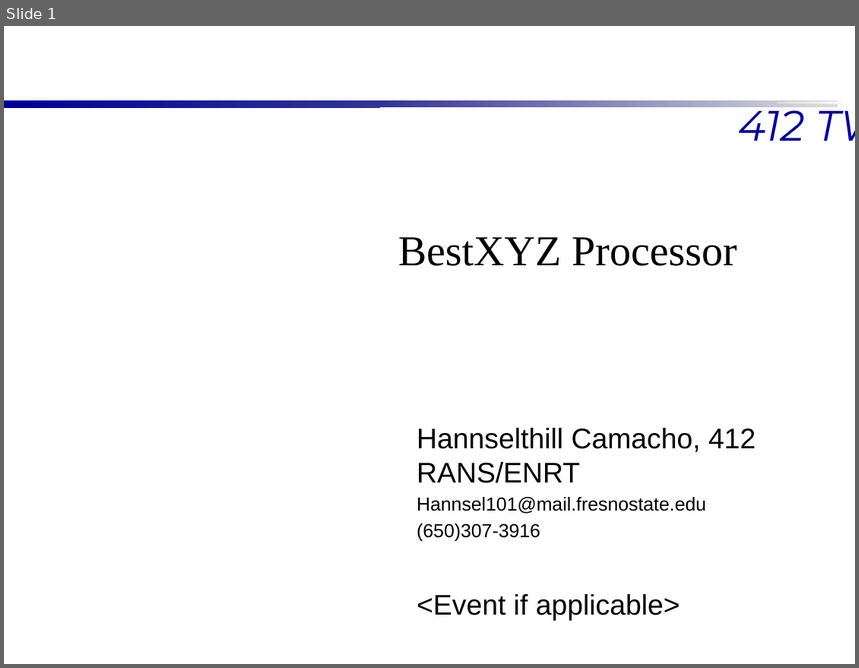
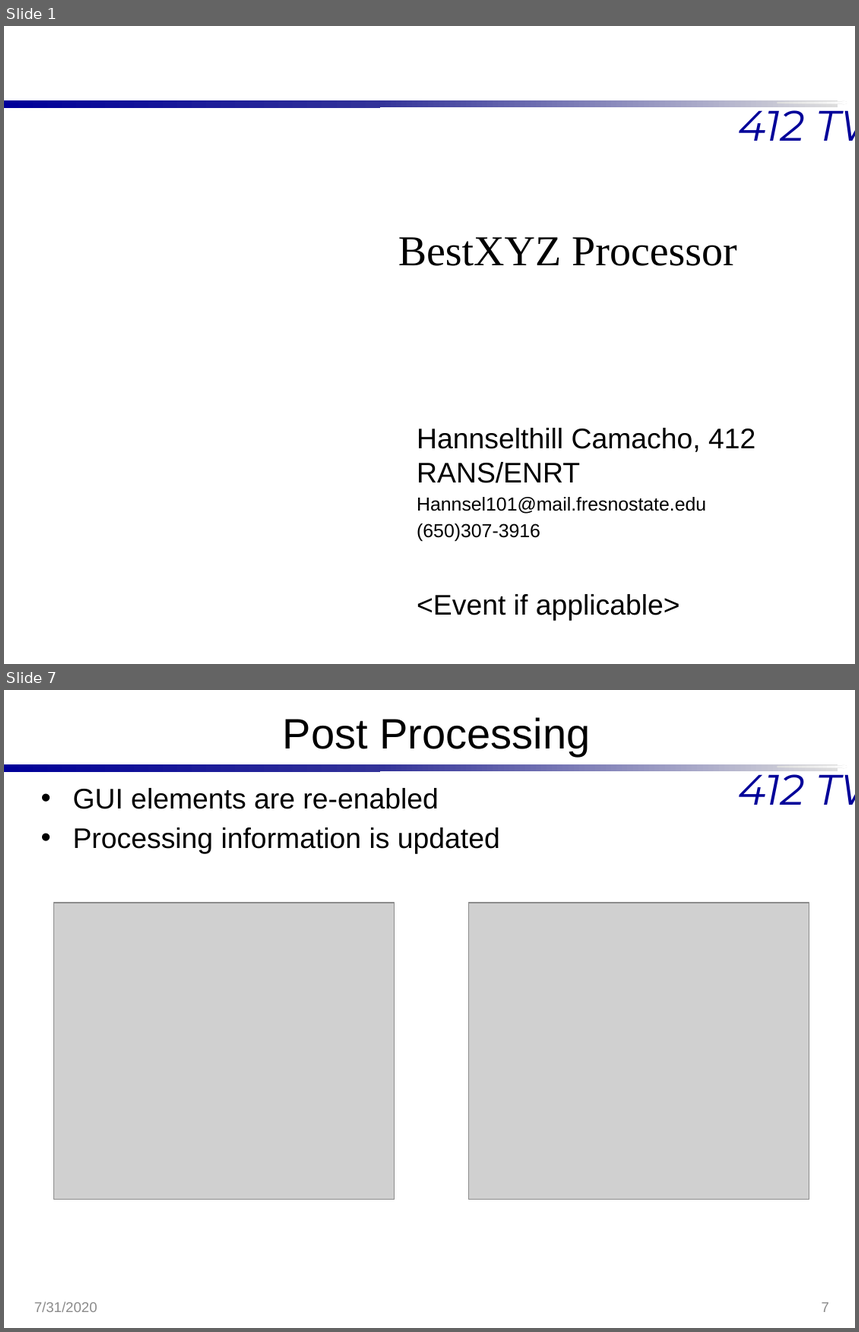
Before and after one commit to Hannsel101/PCIP_Intern_Proj_1, a slide deck: BestXYZ_Presentation.pptx. Shown one above the other, each under a label of ours: slide 1 before the commit, slides 1 and 7 after it; the slides between them are not shown. The pictures are 859x668 and 859x1332 pixels, drawn with LibreOffice and Linux fonts; fonts in the diff are those of the drawing; grey boxes stand for pictures; background and template pictures are left out. Boxes give left, top, right and bottom in pixels: in the first picture for what was removed or moved away, otherwise in the second. Text is boxed around its words. In the diff, an @@ line names an element or a change of style, - is before the commit and + after.

```diff
--- a/BestXYZ_Presentation.pptx
+++ b/BestXYZ_Presentation.pptx
@@ slide 7 added at [4, 690, 855, 1328], background #FFFFFF; not listed: 4 template elements that a slide beside it also shows @@
@@ title added at [283, 717, 590, 756], 36 pt, text #000000 @@
+Post Processing
@@ text added at [73, 788, 500, 854], 24 pt, text #000000 @@
+• GUI elements are re-enabled
+• Processing information is updated
@@ picture added at [54, 903, 395, 1200] @@
@@ picture added at [469, 903, 810, 1200] @@
@@ text added at [34, 1302, 97, 1312], 12 pt, text #8C8C8C @@
+7/31/2020
@@ page number added at [822, 1303, 829, 1312], 12 pt, text #8C8C8C @@
+7
```
Also in this commit, not shown: 4 slides changed, 7 other slides added, 5 other files.
